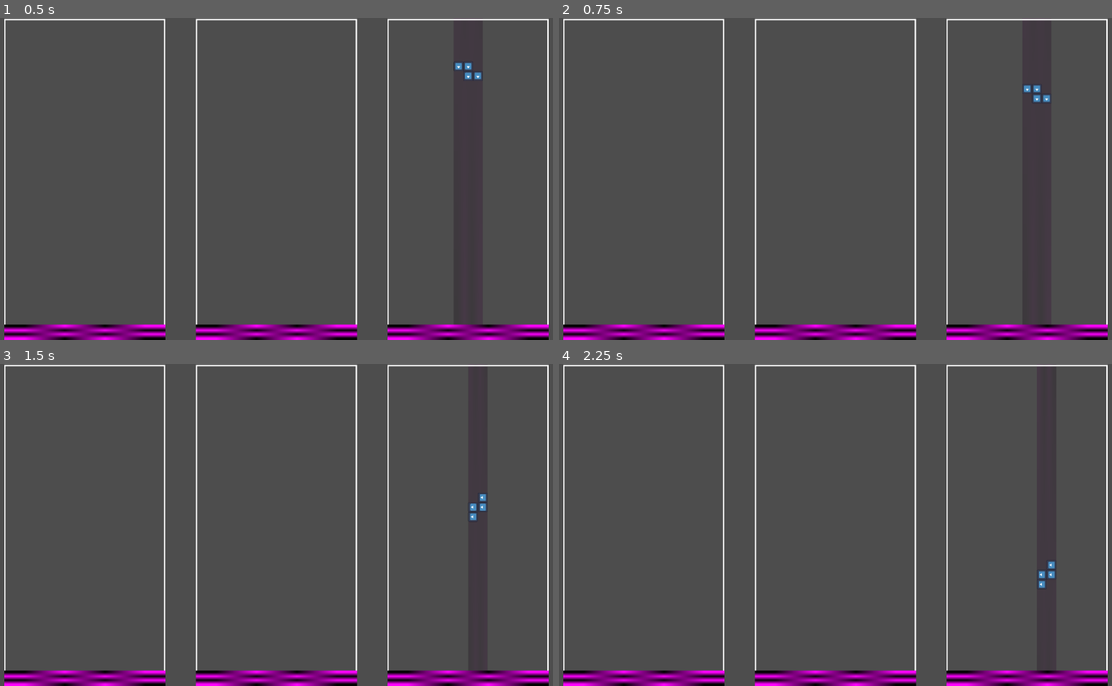
Above: before the commit, frames 1-4 (two rows, left to right).
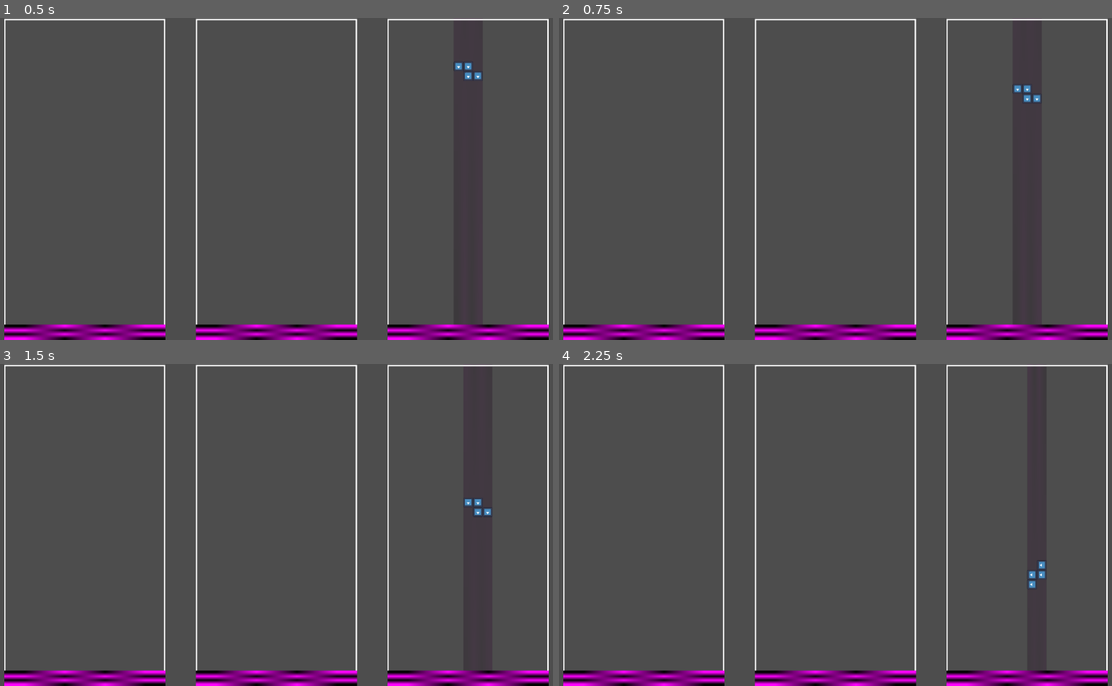
Above: after the commit, the same moments.

Repository: dogeMcdogeface/tower-game
Game: Godot game, scene res://view_tower_builder.tscn
Two runs of this game, one before a commit and one after it. Both use one fixed random seed, a clock stepped at 60 frames per second and the inputs below. The engine's default icon, where the game draws it, is replaced by a stand-in: a white triangle on a blue panel in a dark square.
Inputs (mouse positions are in pixels of both pictures, inside the frame that each line leads up to):
- Up to frame 1 (0.5 s): no input
- Up to frame 2 (0.75 s): tap Enter at 0.5 s; move the mouse to (962, 162) at 0.52 s; hold Right (player_right) from 0.53 s (still down); tap Space (player_action1) at 0.6 s; click (962, 162) at 0.67 s
- Up to frame 3 (1.5 s): move the mouse to (160, 541) at 1.27 s; release Right (player_right) at 1.28 s; hold Down (player_down) from 1.28 s (still down); tap Up (player_rotate) at 1.35 s
- Up to frame 4 (2.25 s): move the mouse to (890, 454) at 2.02 s; release Down (player_down) at 2.03 s; hold Right (player_right) from 2.03 s (still down); tap Space (player_action1) at 2.1 s

Frame 1 is identical in both runs. In frame 2, 0.1% of the frame differs, in the area x 81-89%, y 20-27%; in frame 3, 0.2%; in frame 4, 0.2%, in the area x 84-90%, y 60-70%.

Commit message:
Reinstated tapping logic for user input

Diff:
--- a/Players.gd
+++ b/Players.gd
@@ -29,22 +29,53 @@
 
 
 func _process(delta):
-	return
+	for i in range(max_players):
+		for action in actions:
+			var compound_action_name = (str(i)+action)
+			var tap_count =  actions[action]
+			var ev = InputEventAction.new()
+			# Set as ui_left, pressed.
+			ev.action = compound_action_name
+			ev.pressed = false
+			if detect_tap(compound_action_name, tap_count, delta):
+				ev.pressed = true
 
+			Input.parse_input_event(ev)
 
 
 func _unhandled_input(event):
-	if event is InputEventAction: return
 	if event is InputEventKey:
 		event.set_device(DEVICE_KEYBOARD_ID)
 
 	for i in range(max_players):
+		if event.device != i: continue
 		for action in actions:
 			var compound_action_name = (str(i)+action)
-			var ev = InputEventAction.new()
+			var tap_count =  actions[action]
+			var state = tap_states[compound_action_name]
 
-			ev.action = compound_action_name
-			ev.pressed = false
 			if event.is_action_pressed(action):
-				ev.pressed = true
-			Input.parse_input_event(ev)
+				state.count += 1
+				state.timer = 0.0
+				state.resolved = false
+
+
+
+
+
+func detect_tap(action_name: String, required_taps: int, delta: float) -> bool:
+	var state = tap_states[action_name]
+	# Increment timer
+	state.timer += delta
+	# Handle tap
+	if state.count == required_taps and state.timer >= TAP_RESOLVE_DELAY and not state.resolved:
+		state.resolved = true
+		state.count = 0
+		state.timer = 0.0
+		return true
+	if state.timer > TAP_RESOLVE_DELAY:
+		state.count = 0
+		state.timer = 0.0
+		state.resolved = false
+		return false
+	return false
